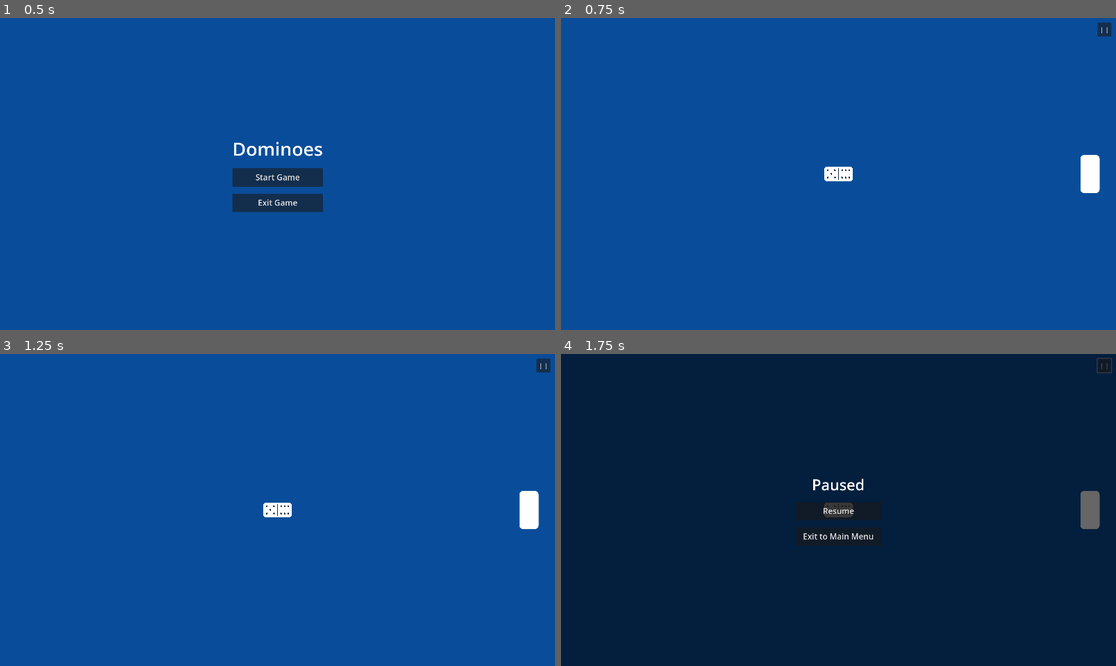
Above: before the commit, frames 1-4 (two rows, left to right).
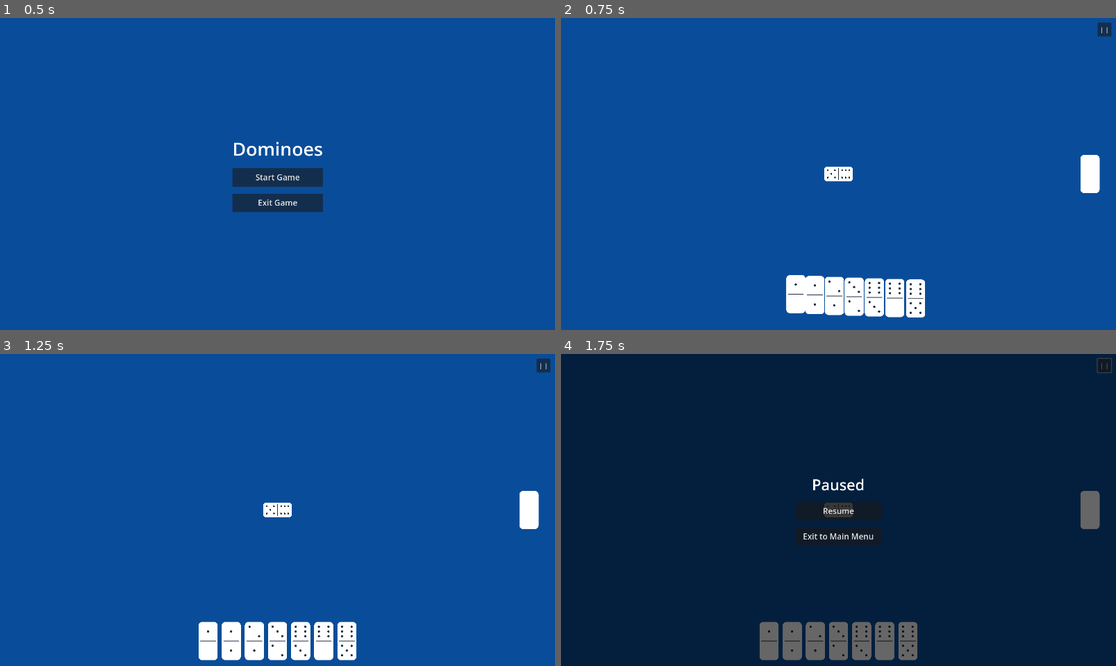
Above: after the commit, the same moments.

Repository: lenny015/capstone-game
Game: Godot game, scene res://scenes/main_menu.tscn
Two runs of this game, one before a commit and one after it. Both use one fixed random seed, a clock stepped at 60 frames per second and the inputs below.
Inputs:
- Up to frame 1 (0.5 s): no input
- Up to frame 2 (0.75 s): click "Start Game" at 0.5 s
- Up to frame 3 (1.25 s): no input
- Up to frame 4 (1.75 s): click "| |" at 1.25 s

Frame 1 is identical in both runs. In frame 2, 2.9% of the frame differs, in the area x 40-66%, y 82-96%; in frame 3, 3.0%, in the area x 35-65%, y 85-99%; in frame 4, 3.0%.

Commit message:
Link player hand and boneyard to gamestate

Diff:
--- a/scripts/boneyard.gd
+++ b/scripts/boneyard.gd
@@ -10,6 +10,8 @@
 
 func _ready():
 	_generate_all_dominoes()
+	GameState.start_game(domino_pool.duplicate())
+	_spawn_player_hand()
 
 func _generate_all_dominoes():
 	domino_pool.clear()
@@ -17,6 +19,10 @@
 		for right in range(left, 7):
 			domino_pool.append([left, right])
 	domino_pool.shuffle()
+
+func _spawn_player_hand():
+	for values in GameState.player_hand_data:
+		player_hand.add_domino_to_hand_from_values(values[0], values[1])
 
 func _input(event):
 	if event is InputEventMouseButton and event.button_index == MOUSE_BUTTON_LEFT and event.pressed:
@@ -36,4 +42,5 @@
 		return
 
 	var values = domino_pool.pop_back()
+	GameState.add_to_hand(GameState.Turn.PLAYER, values)
 	player_hand.add_domino_to_hand_from_values(values[0], values[1])
--- a/scripts/player_hand.gd
+++ b/scripts/player_hand.gd
@@ -43,6 +43,8 @@
 	update_hand_positions()
 
 func remove_domino_from_hand(domino: Node2D):
+	var area = domino.get_node("Area2D")
+	GameState.remove_from_hand(GameState.Turn.PLAYER, [area.left_val, area.right_val])
 	player_hand.erase(domino)
 	domino_manager.domino_original_pos.erase(domino)
 	update_hand_positions()
